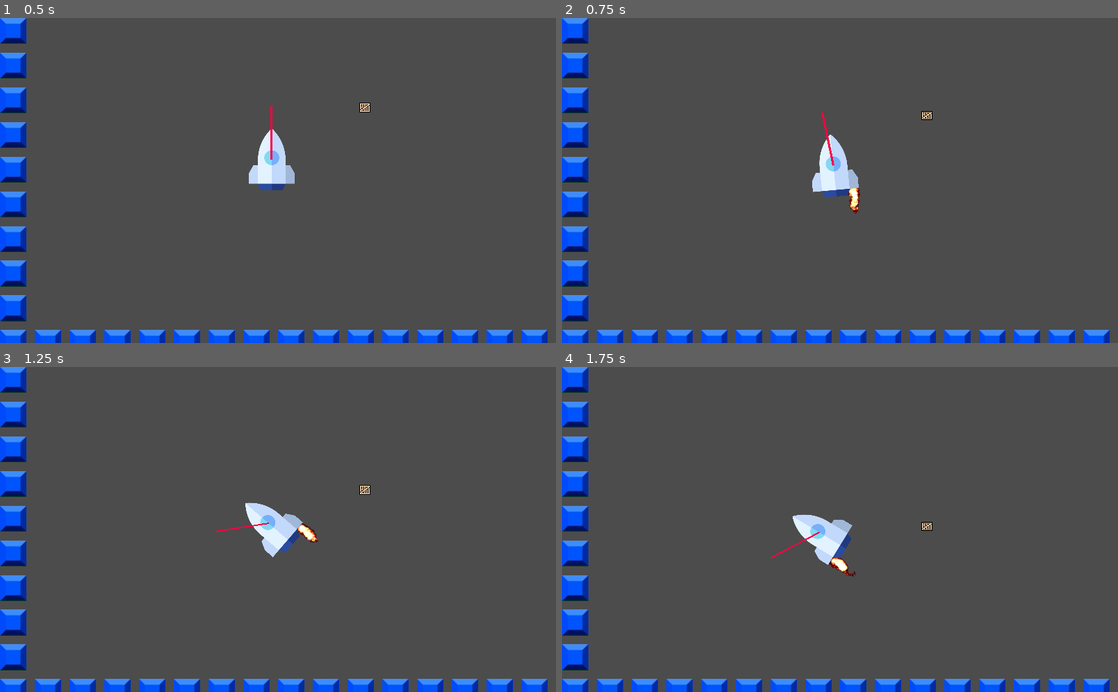
Above: before the commit, frames 1-4 (two rows, left to right).
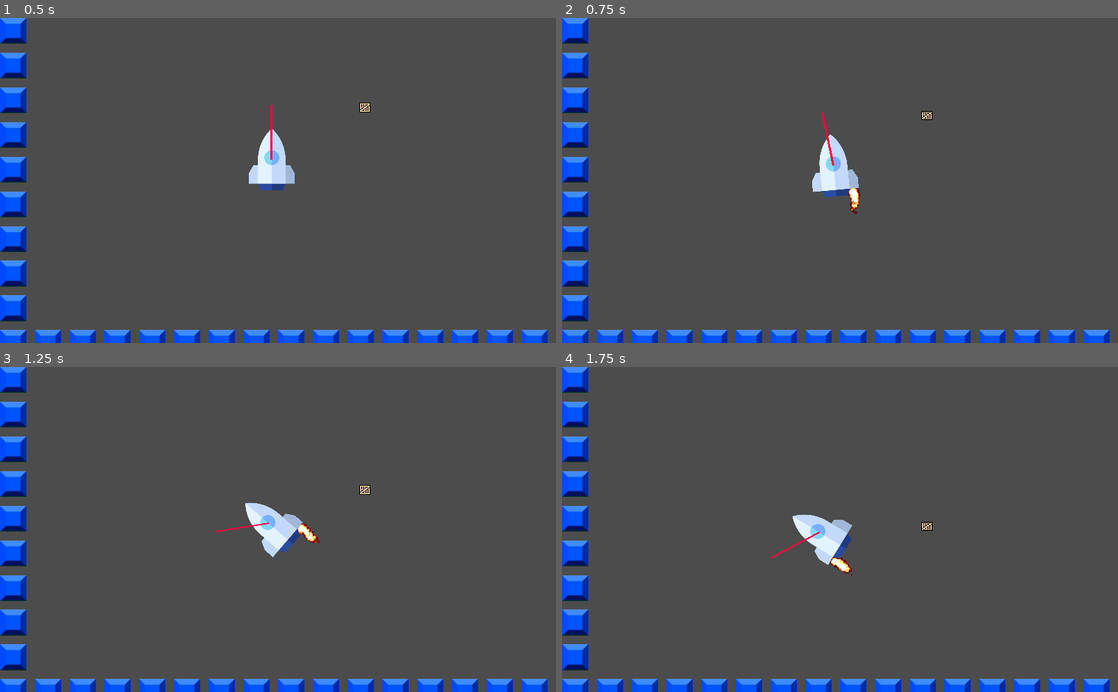
Above: after the commit, the same moments.

Repository: paul-asvb/raekaetae
Game: Godot game, scene res://levels/testLevel.tscn
Same seed, same stepped clock (60 frames per second), same inputs: the game is played once before the commit and once after it. Before the commit the project starts from res://src/levels/TestLevel.tscn.
Inputs:
- Up to frame 1 (0.5 s): no input
- Up to frame 2 (0.75 s): hold Right (move_right) from 0.53 s (still down)
- Up to frame 3 (1.25 s): keep holding Right (move_right)
- Up to frame 4 (1.75 s): release Right (move_right) at 1.28 s; hold A (move_left) from 1.28 s (still down)

Frame 1 is identical in both runs. In frame 2, 0.1% of the frame differs, in the area x 51-54%, y 52-61%; in frame 3, 0.1%; in frame 4, 0.1%, in the area x 48-53%, y 58-65%.

Commit message:
refactor dir strucutre

Diff:
--- a/src/actors/Player.gd
+++ b/actors/player.gd
@@ -1,11 +1,11 @@
-extends Actor
+extends RigidBody2D
 
 var velocityMax := Vector2(100,100)
 var force := 2
 var offset := 50
 var boosterTorque :=0
 
-func _process(delta):
+func _process(_delta):
 
 	get_node("fireRight").visible = false
 	get_node("fireLeft").visible = false
--- a/src/actors/Player.tscn
+++ b/actors/player.tscn
@@ -1,7 +1,7 @@
 [gd_scene load_steps=65 format=2]
 
 [ext_resource path="res://assets/rakete.png" type="Texture" id=1]
-[ext_resource path="res://src/actors/Player.gd" type="Script" id=2]
+[ext_resource path="res://actors/Player.gd" type="Script" id=2]
 [ext_resource path="res://assets/fire1_64.png" type="Texture" id=3]
 
 [sub_resource type="AtlasTexture" id=1]
@@ -320,14 +320,14 @@
 position = Vector2( -32.0335, 71.2907 )
 rotation = 3.14159
 frames = SubResource( 61 )
-frame = 19
+frame = 26
 playing = true
 
 [node name="fireRight" type="AnimatedSprite" parent="."]
 position = Vector2( 30.82, 70.844 )
 rotation = 3.14159
 frames = SubResource( 61 )
-frame = 18
+frame = 25
 playing = true
 
 [node name="rakete" type="Sprite" parent="."]
--- a/src/levels/TestLevel.tscn
+++ b/levels/testLevel.tscn
@@ -1,8 +1,8 @@
 [gd_scene load_steps=6 format=2]
 
 [ext_resource path="res://assets/bg.jpg" type="Texture" id=1]
-[ext_resource path="res://src/actors/Player.tscn" type="PackedScene" id=2]
-[ext_resource path="res://src/actors/box.tscn" type="PackedScene" id=3]
+[ext_resource path="res://actors/Player.tscn" type="PackedScene" id=2]
+[ext_resource path="res://actors/box.tscn" type="PackedScene" id=3]
 
 [sub_resource type="ConvexPolygonShape2D" id=1]
 points = PoolVector2Array( 48, 48, 0, 48, 0, 3.05176e-05, 48, 3.05176e-05 )
--- a/project.godot
+++ b/project.godot
@@ -8,21 +8,15 @@
 
 config_version=4
 
-_global_script_classes=[ {
-"base": "RigidBody2D",
-"class": "Actor",
-"language": "GDScript",
-"path": "res://src/actors/Actor.gd"
-} ]
+_global_script_classes=[  ]
 _global_script_class_icons={
-"Actor": ""
+
 }
 
 [application]
 
 config/name="Räkäte"
-run/main_scene="res://src/levels/TestLevel.tscn"
-config/icon="res://assets/rakete.png"
+run/main_scene="res://levels/TestLevel.tscn"
 
 [display]
 
--- a/src/actors/Actor.gd
+++ /dev/null
@@ -1,18 +0,0 @@
-extends RigidBody2D
-class_name Actor
-
-
-# Declare member variables here. Examples:
-# var a = 2
-# var b = "text"
-
-
-# Called when the node enters the scene tree for the first time.
-func _ready():
-
-	pass # Replace with function body.
-
-
-# Called every frame. 'delta' is the elapsed time since the previous frame.
-#func _process(delta):
-#	pass
Renamed: src/actors/box.tscn -> actors/box.tscn
Not shown, changed: README.md
